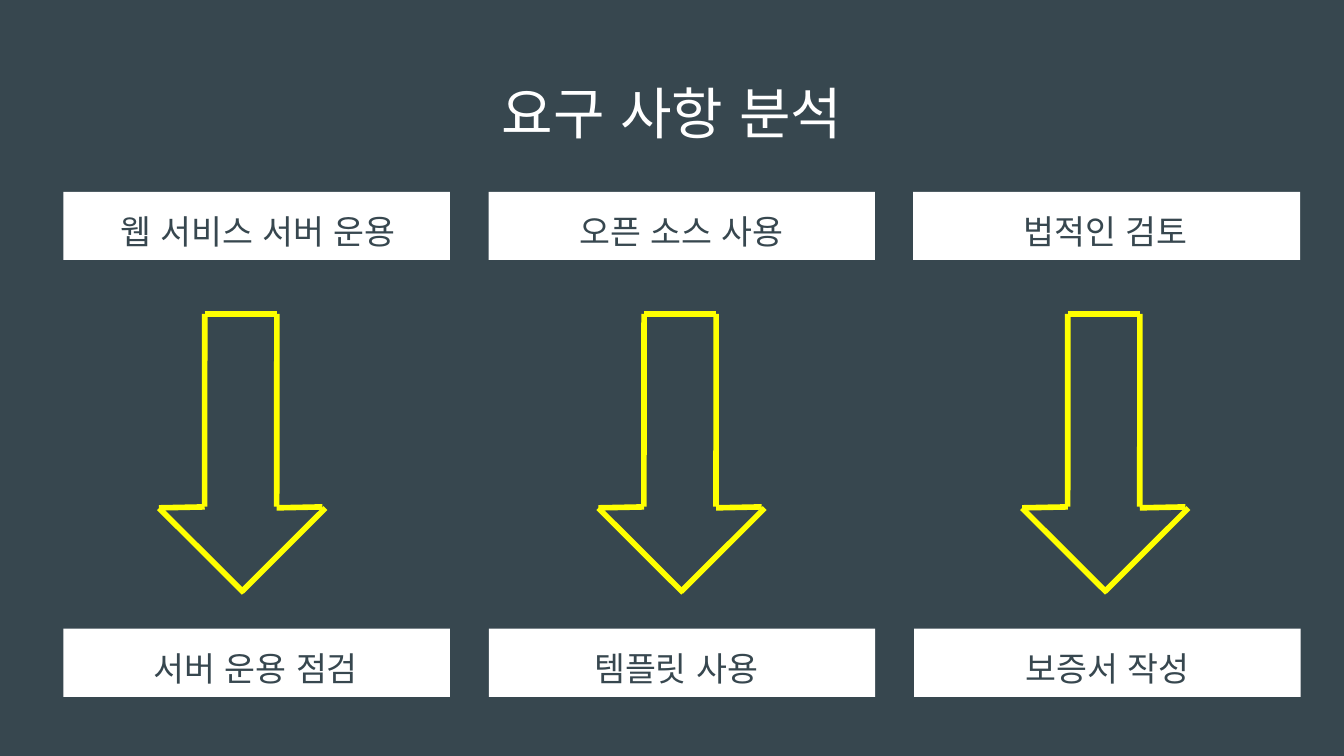
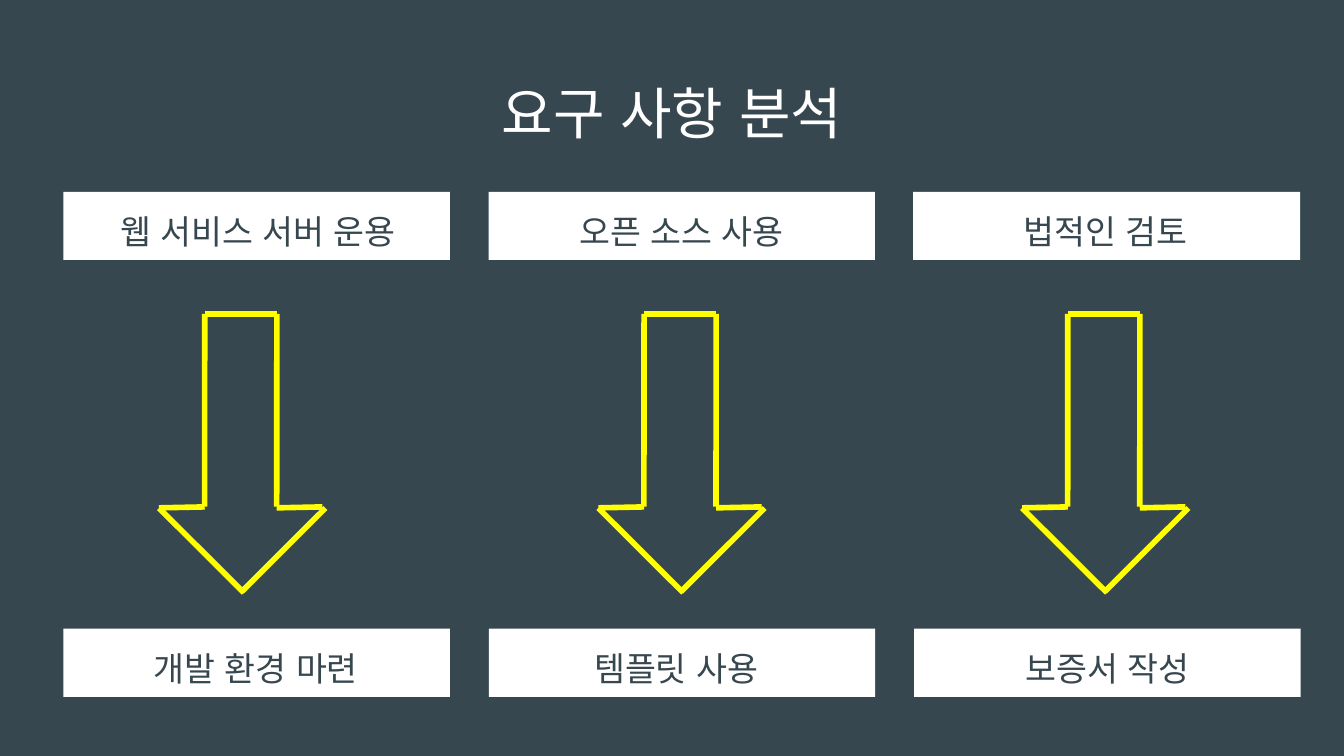
Before and after one commit to jangseokgyu/ossw_cardnews, a slide deck: slide 6 of OSSW-PPT.pptx (slide 5 before the commit). Drawn at 1344x756 pixels with LibreOffice and Linux fonts; fonts in the diff are those of the drawing. Boxes give left, top, right and bottom in pixels: in the first picture for what was removed or moved away, otherwise in the second. Text is boxed around its words. In the diff, an @@ line names an element or a change of style, - is before the commit and + after.

```diff
--- a/OSSW-PPT.pptx
+++ b/OSSW-PPT.pptx
@@ text at (154,653,358,684): text changed @@
-서버 운용 점검
+개발 환경 마련
```
Also in this commit, not shown: 2 other slides changed, 4 slides added, 1 slide removed, 1 other file.
